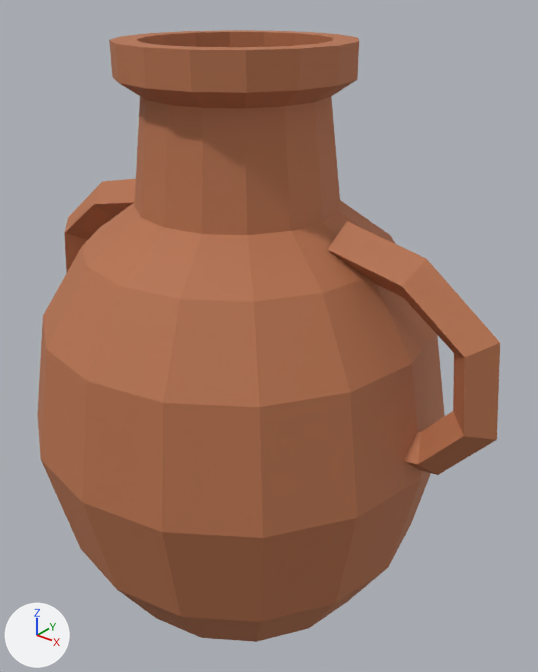
The Blender file Resources/Assets/AssetsWorkspace/BlenderWorkspace/LowPolyVase.blend: old version first, new version second.
The view is the same before and after, from a camera (50 mm lens) standing at (1.82, -2.09, 2.56) and looking at (0.08, 0.08, 1.21). Arrows for +X, +Y and +Z are at lower left; the lights stay in place. The older version comes first.

The first picture shows 'LowPolyVase_Body', 'LowPolyVase_Handle_L', 'LowPolyVase_Handle_R'.
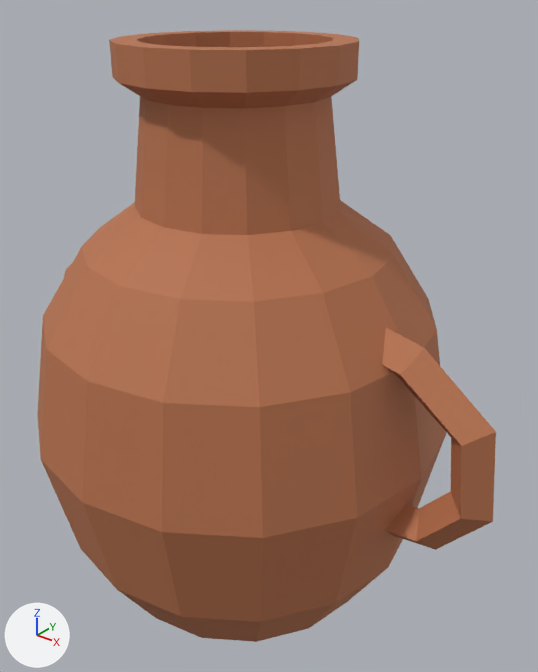
What differs and where, as boxes (x1, y1, x2, y2) in the pictures (538 x 672 px):
'LowPolyVase_Handle_L', moved: before (328, 221, 500, 475); after (382, 327, 496, 550)
'LowPolyVase_Handle_R', moved (mostly hidden afterwards): before (64, 179, 136, 272); after (64, 264, 72, 277)

Edits to the bpy script that builds the scene:
```text
Change ob_lowpolyvase_handle_l:
    ob_lowpolyvase_handle_l.location: (0.0, 0.0, 0.0) -> (0.044, -0.041, -0.291)
Change ob_lowpolyvase_handle_r:
    ob_lowpolyvase_handle_r.location: (0.0, 0.0, 0.0) -> (-0.028, -0.029, -0.26)
```
